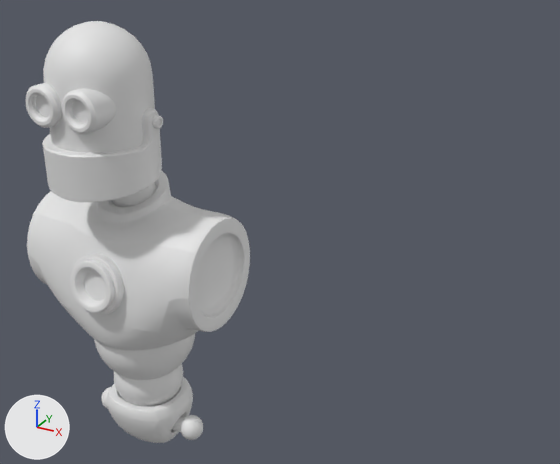
Before and after pictures for a commit that changed the Blender file Robot.blend.
Camera for both pictures: a 50 mm camera at (1.96, -2.25, 4.27) aimed at (0.65, 0.14, 3.07). The lights are fixed; the arrows at lower left show +X, +Y and +Z.

In view in the first picture: 'Cube', 'Head.001', 'LowerTorso', 'UpperTorso'.
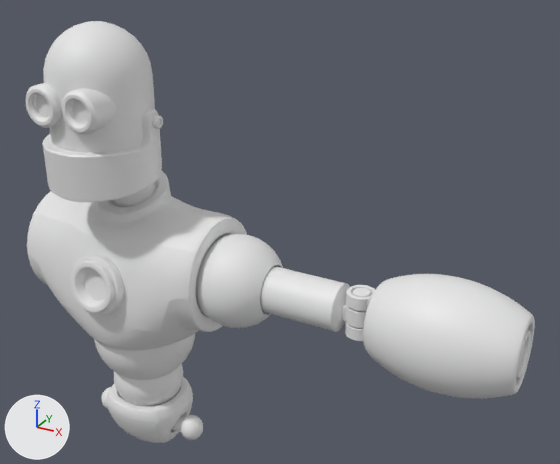
Where the newer file only moved an object's origin or applied its transform, the numbers keep the older frame.

Boxes [x1, y1, x2, y2] around the edits, measured in the pictures (560 x 464 px):
'Cylinder', added
    after: [363, 274, 535, 398]
'Sphere', added
    after: [196, 234, 350, 332]
'Lower Elbow Joint', added
    after: [345, 285, 375, 341]
'Upper  Elbow Joint', added
    after: [341, 304, 367, 328]

Diff of the bpy script that builds the scene:
```diff
--- a/Robot.blend.py
+++ b/Robot.blend.py
@@ me_cylinder_007 @@
+me_cylinder_007.from_pydata(...)  # 608 vertices, 578 faces; spans x 1.079..1.613, y -0.132..0.286, z 2.646..3.065
+me_cylinder_007.polygons.foreach_set('use_smooth', [True] * 578)
@@ me_cylinder_006 @@
+me_cylinder_006.from_pydata(...)  # 1060 vertices, 1000 faces; spans x -0.112..0.056, y -0.056..0.056, z -0.191..0.032
+me_cylinder_006.polygons.foreach_set('use_smooth', [True] * 1000)
@@ me_cylinder_004 @@
+me_cylinder_004.from_pydata(...)  # 306 vertices, 276 faces; spans x -0.112..0.056, y -0.056..0.056, z -0.065..0.065
+me_cylinder_004.polygons.foreach_set('use_smooth', [True] * 276)
@@ me_sphere_005 @@
+me_sphere_005.from_pydata(...)  # 610 vertices, 640 faces; spans x 0.306..0.964, y -0.112..0.261, z -0.144..0.229
+me_sphere_005.polygons.foreach_set('use_smooth', [True] * 640)
@@ ob_cylinder @@
+ob_cylinder = bpy.data.objects.new('Cylinder', me_cylinder_007)
+ob_cylinder.location = (0.0, 0.0, 0.0)
+_m = ob_cylinder.modifiers.new('Subdivision', 'SUBSURF')
@@ ob_lower_elbow_joint @@
+ob_lower_elbow_joint = bpy.data.objects.new('Lower Elbow Joint', me_cylinder_006)
+ob_lower_elbow_joint.location = (1.02, 0.075, 2.792)
+ob_lower_elbow_joint.rotation_euler = (-3.142, 0.0, 3.142)  # degrees (-180, 0, 180)
+ob_lower_elbow_joint.scale = (1.0, 1.0, 0.788)
@@ ob_upper__elbow_joint @@
+ob_upper__elbow_joint = bpy.data.objects.new('Upper  Elbow Joint', me_cylinder_004)
+ob_upper__elbow_joint.location = (1.02, 0.075, 2.855)
+ob_upper__elbow_joint.rotation_euler = (0.0, 0.0, 6.283)  # degrees (0, 0, 360)
@@ ob_sphere @@
+ob_sphere = bpy.data.objects.new('Sphere', me_sphere_005)
+ob_sphere.location = (0.0, 0.0, 2.813)
```
